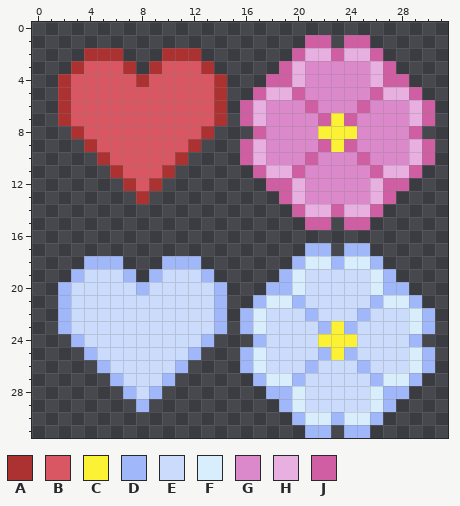
Pixel-art file -- Assets/projects/icons.aseprite. Above, as it was before the edit.
32x32 pixels, 1 frame.
Palette (. is transparent): A #ac3232  B #d95763  C #fbf236  D #a0b7fa  E #cbdbfc  F #d9eefd  G #db89cb  H #e7b0e1  J #cf5fa2
The result:
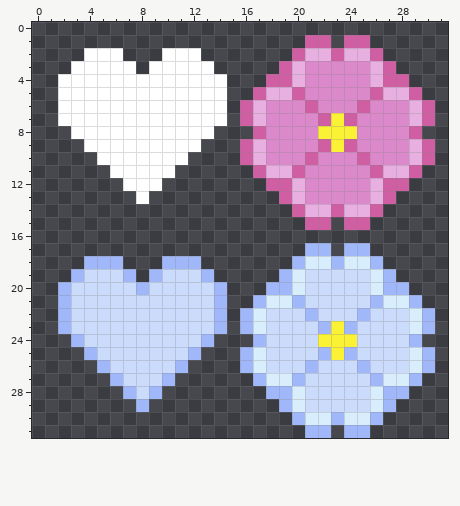
Edits made:
Colour B changes from #d95763 to #ffffff.
Colour B replaces colour A in row 2 at x 4 to 6 and 10 to 12; in row 3 at x 3, 7, 9 and 13; in row 4 at x 2, 8 and 14; in rows 5 to 7 at x 2 and 14; in row 8 at x 3 and 13; in row 9 at x 4 and 12.
Colour B replaces colour A in row 10 at x 5 and 11; in row 11 at x 6 and 10; in row 12 at x 7 and 9; in row 13 at x 8.
Pixel boxes of the changes (left, top, right, bottom) in both pictures:
changed: (58, 48, 227, 204)
